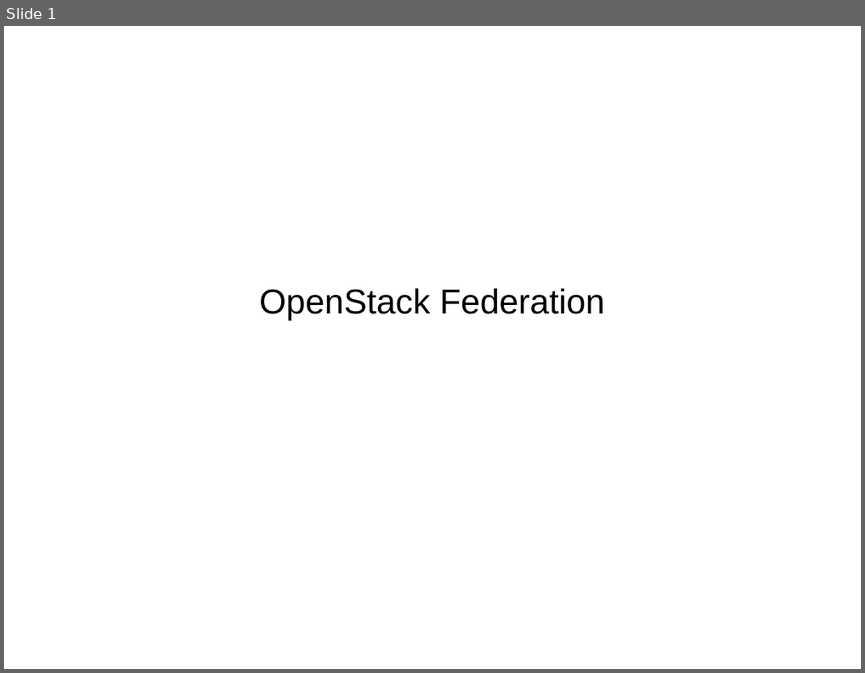
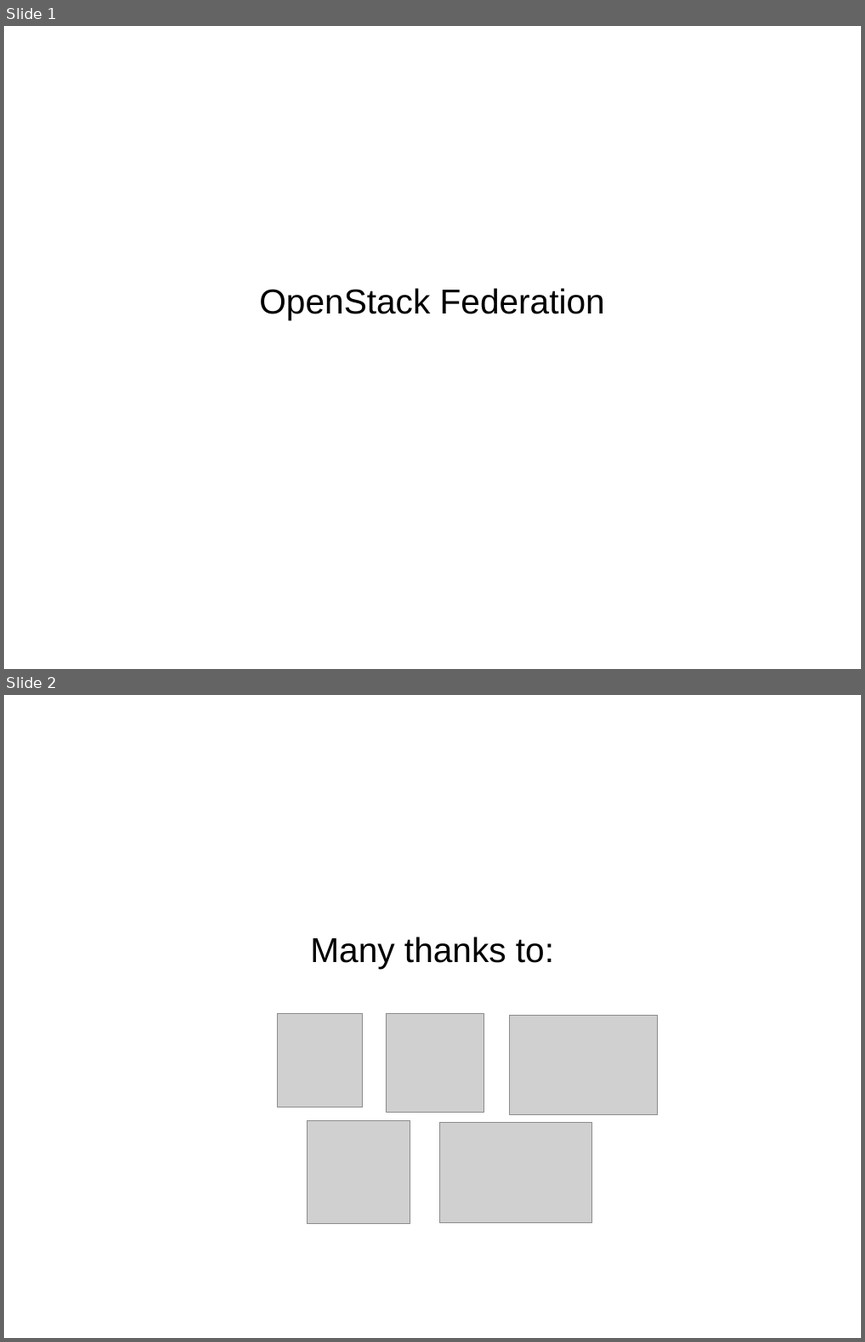
Before and after one commit to joesavak/OpenStackFederation, a slide deck: os-federation.odp. Shown one above the other, each under a label of ours: slide 1 before the commit, slides 1 and 2 after it. The pictures are 865x673 and 865x1342 pixels, drawn with LibreOffice and Linux fonts; fonts in the diff are those of the drawing; grey boxes stand for pictures. Boxes give left, top, right and bottom in pixels: in the first picture for what was removed or moved away, otherwise in the second. Text is boxed around its words. In the diff, an @@ line names an element or a change of style, - is before the commit and + after.

```diff
--- a/os-federation.odp
+++ b/os-federation.odp
@@ slide 2 added at (x1=4, y1=695, x2=861, y2=1338), background #FFFFFF @@
@@ subtitle added at (x1=310, y1=936, x2=554, y2=969), 32 pt, text #000000 @@
+Many thanks to:
@@ picture added at (x1=277, y1=1014, x2=362, y2=1107) @@
@@ picture added at (x1=386, y1=1014, x2=483, y2=1111) @@
@@ picture added at (x1=510, y1=1015, x2=658, y2=1115) @@
@@ picture added at (x1=307, y1=1120, x2=409, y2=1223) @@
@@ picture added at (x1=439, y1=1123, x2=592, y2=1223) @@
```
Also in this commit, not shown: 4 other slides added, 1 slide removed.
